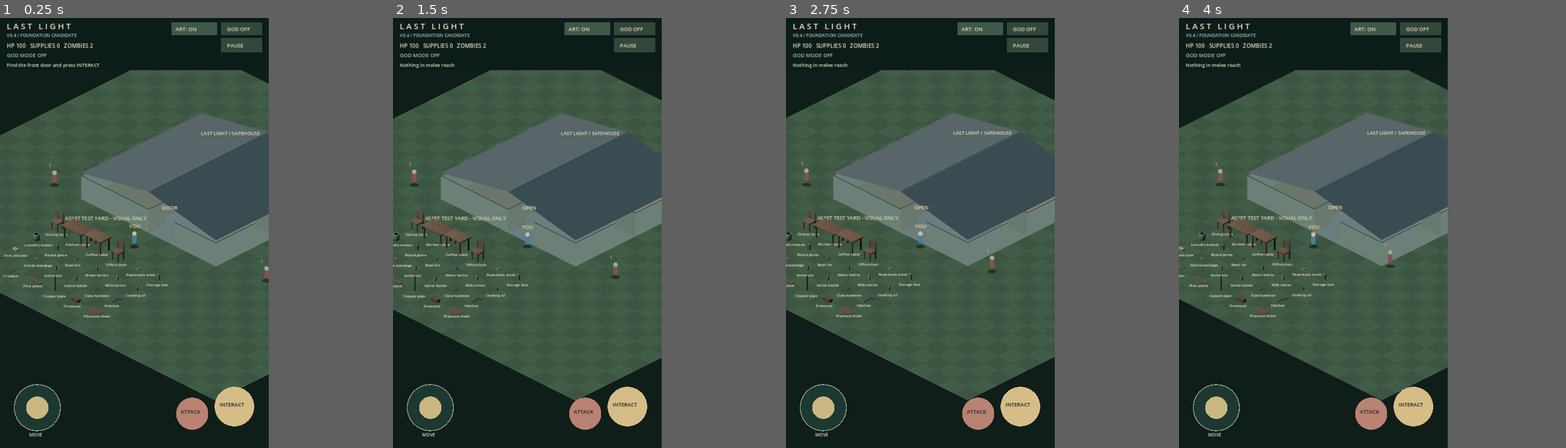
Above: before the commit, frames 1-4 (left to right).
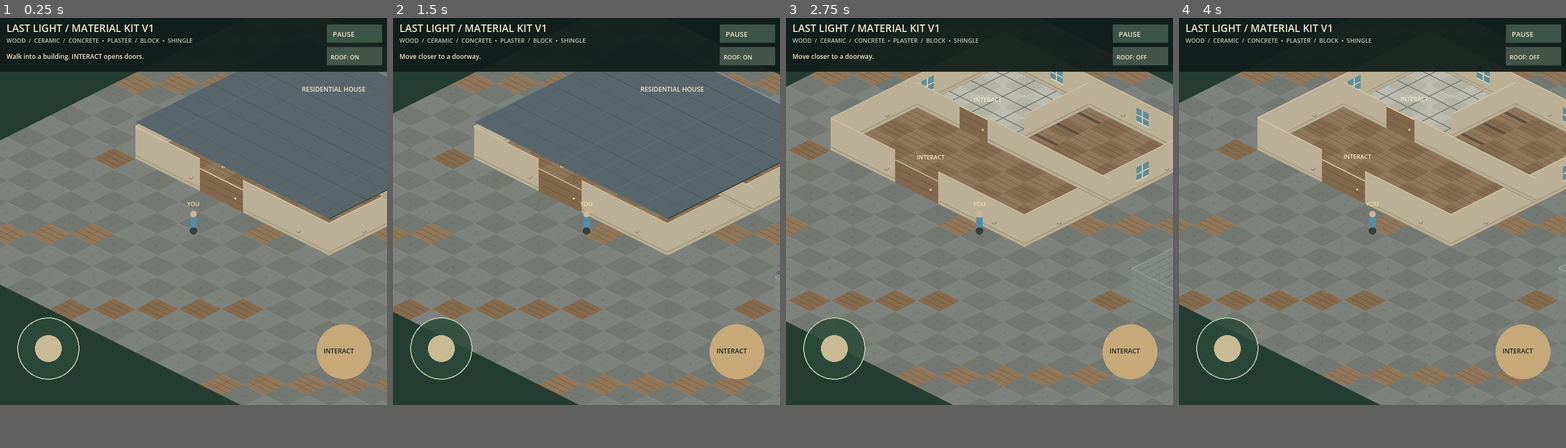
Above: after the commit, the same moments.

Repository: kalashgit/last-light-godot
Game: Godot game, scene res://scenes/material_kit_lab.tscn
The game is run twice, just before and just after one commit, with the same random seed, the same clock (stepped at 60 frames per second) and the same inputs. Before the commit the project starts from res://main.tscn.
Inputs (mouse positions are in pixels of both pictures, inside the frame that each line leads up to):
- Up to frame 1 (0.25 s): no input
- Up to frame 2 (1.5 s): tap Enter at 0.5 s; move the mouse to (586, 211) at 0.52 s; hold Right (ui_right) 0.53-1.25 s; tap E at 0.6 s; click (586, 211) at 0.67 s; tap Space at 0.77 s; drag from (474, 254) to (512, 319) at 1.27 s
- Up to frame 3 (2.75 s): move the mouse to (948, 138) at 2.02 s; hold Right (ui_right) from 2.03 s (still down); tap R at 2.1 s
- Up to frame 4 (4 s): release Right (ui_right) at 2.75 s; drag from (1298, 319) to (1233, 168) at 2.77 s; tap Space at 3.5, 3.77 s; move the mouse to (1395, 297) at 3.52 s; hold Left (ui_left) from 3.53 s (still down); tap V at 3.6 s
In our replay, the window is 500x800 before the commit and 720x720 after it. These sizes can differ from the game's own. Grey fills any space a smaller window leaves; there, only what the larger window draws over its background counts as a difference.

The runs differ from the first frame. In frame 1, 70% of the frame differs, in the area x 0-100%, y 0-98%; in frame 2, 71%; in frame 3, 68%; in frame 4, 75%.

Commit message:
Launch material kit scene for isolated browser preview

Diff:
--- a/project.godot
+++ b/project.godot
@@ -2,12 +2,12 @@
 
 [application]
 config/name="LAST LIGHT — Isometric Survival"
-run/main_scene="res://main.tscn"
+run/main_scene="res://scenes/material_kit_lab.tscn"
 config/features=PackedStringArray("4.3", "GL Compatibility")
 
 [display]
 window/size/viewport_width=720
-window/size/viewport_height=1152
+window/size/viewport_height=720
 window/stretch/mode="canvas_items"
 window/handheld/orientation=1
 
